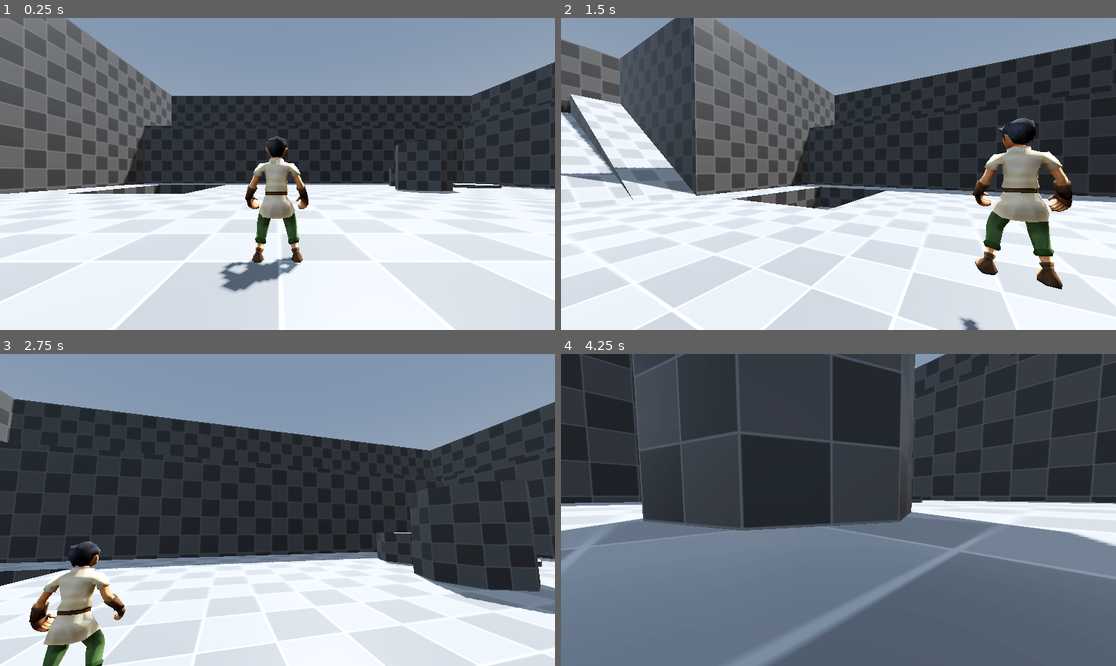
Above: before the commit, frames 1-4 (two rows, left to right).
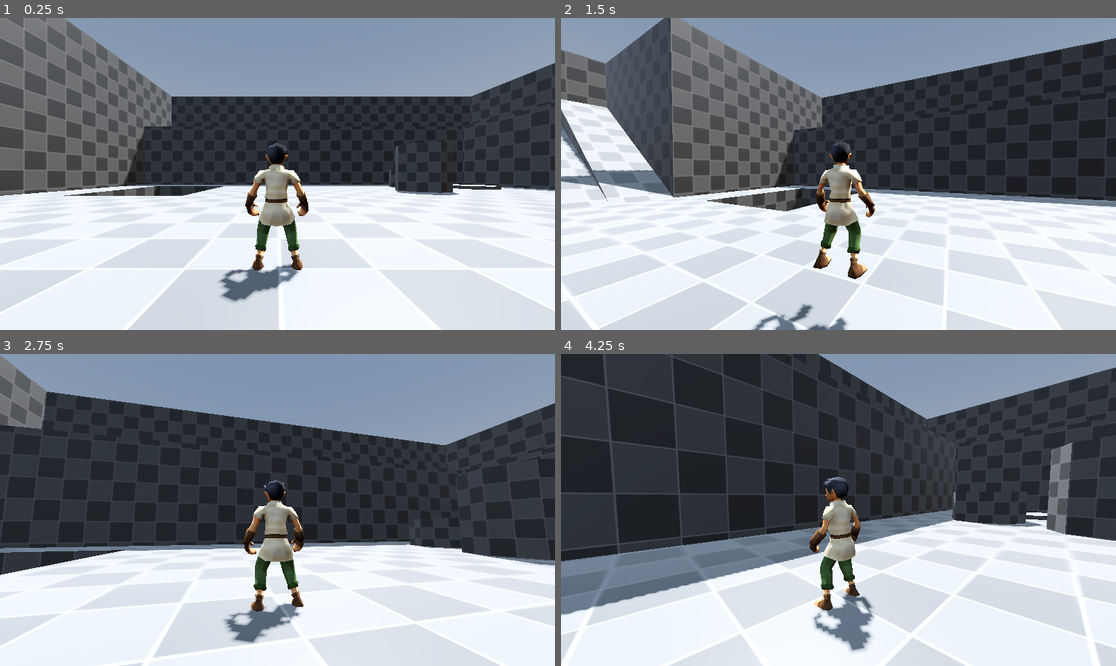
Above: after the commit, the same moments.

Repository: notQuiteTrash/ocarina-mimic
Game: Godot game, scene res://scenes/start.tscn
The game is run twice, just before and just after one commit, with the same random seed, the same clock (stepped at 60 frames per second) and the same inputs.
Inputs (mouse positions are in pixels of both pictures, inside the frame that each line leads up to):
- Up to frame 1 (0.25 s): no input
- Up to frame 2 (1.5 s): tap Enter at 0.5 s; move the mouse to (866, 174) at 0.52 s; hold W (move_forward) from 0.53 s (still down); click (866, 174) at 0.67 s; tap Space (move_jump) at 0.77 s; move the mouse to (810, 174) at 1.27 s; click (810, 174) at 1.42 s
- Up to frame 3 (2.75 s): keep holding W (move_forward); tap Space (move_jump) at 1.52 s; move the mouse to (288, 503) at 2.02 s; click (288, 503) at 2.17 s
- Up to frame 4 (4.25 s): keep holding W (move_forward); move the mouse to (832, 516) at 2.77 s; click (832, 516) at 2.92 s; tap Space (move_jump) at 3.02, 3.77 s; move the mouse to (877, 513) at 3.52 s; click (877, 513) at 3.67 s

The runs differ from the first frame. In frame 1, 7.1% of the frame differs, in the area x 0-100%, y 0-100%; in frame 2, 28%; in frame 3, 21%; in frame 4, 57%.

Commit message:
working on camera rig and movement

Diff:
--- a/scenes/player.tscn
+++ b/scenes/player.tscn
@@ -16,14 +16,14 @@
 transform = Transform3D(0.9999783, -0.006102978, -0.0025043138, 0.0061012623, 0.99998116, -0.00069189764, 0.0025084894, 0.00067660253, 0.9999966, 0, 1.0635278, 0)
 shape = SubResource("CapsuleShape3D_qhqgy")
 
-[node name="SpringArm3D" type="SpringArm3D" parent="." unique_id=781582307]
+[node name="CameraRig" type="SpringArm3D" parent="." unique_id=781582307]
 transform = Transform3D(1, 0, 0, 0, 1, 0, 0, 0, 1, 0, 1.3883102, 0)
 top_level = true
 shape = SubResource("SphereShape3D_dqkch")
 spring_length = 2.0
 script = ExtResource("2_qhqgy")
 
-[node name="Camera3D" type="Camera3D" parent="SpringArm3D" unique_id=41540083]
+[node name="Camera3D" type="Camera3D" parent="CameraRig" unique_id=41540083]
 transform = Transform3D(1, 0, 0, 0, 1, 0, 0, 0, 1, 0, 0, 3.2)
 
 [node name="Mesh" parent="." unique_id=2067544585 instance=ExtResource("2_g2els")]
--- a/scripts/camera_rig.gd
+++ b/scripts/camera_rig.gd
@@ -15,6 +15,7 @@
 	Input.mouse_mode = Input.MOUSE_MODE_CAPTURED
 
 # Called every frame. 'delta' is the elapsed time since the previous frame.
+# Camera controls for controller
 func _process(delta: float) -> void:
 	var look_input := Input.get_vector("view_right", "view_left", "view_down", "view_up")
 	look_input = turn_rate * look_input * delta
@@ -26,6 +27,7 @@
 	rotation_degrees.y += look_input.x
 	rotation_degrees.x = clampf(rotation_degrees.x, -80, 45)
 
+# Camera controls for the mouse
 func _input(event: InputEvent) -> void:
 	if event is InputEventMouseMotion:
 		mouse_input = -event.relative * mouse_sens
@@ -34,5 +36,6 @@
 	elif event is InputEventMouseButton and event.button_index == MOUSE_BUTTON_LEFT and Input.mouse_mode == Input.MOUSE_MODE_VISIBLE:
 		Input.mouse_mode = Input.MOUSE_MODE_CAPTURED
 
+# Makes the camera follow the player
 func _physics_process(delta: float) -> void:
-	camera.position += player.position
+	position = player.position + Vector3(0,1.5,0)
